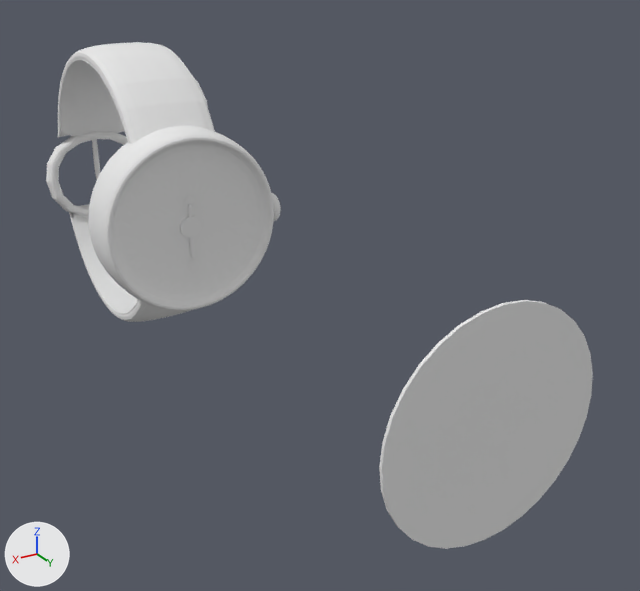
One commit to the Blender file working/subahu/Watch/Watch.blend: the scene before it, then after it.
Before and after are seen from a 50 mm camera at (4.12, 10.69, 4.23) aimed at (-1.52, 1.3, -0.47). The lights are fixed; the arrows at lower left show +X, +Y and +Z.
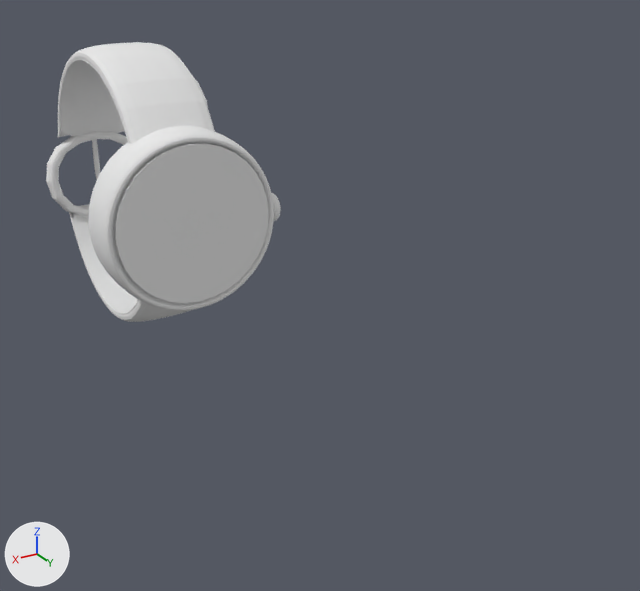
The change in detail:
Object 'Cylinder.005' (ob_cylinder_005) moves from (-0.53, 5.83, 0.18) to (-0.53, -0.49, 0.18).

Changed parts and their boxes [x1, y1, x2, y2] in the pictures (640 x 591 px):
'Cylinder.005', moved: before [379, 300, 593, 549]; after [115, 143, 269, 303]
'Cylinder', unchanged, covered by the edit: [89, 126, 274, 311] in both
